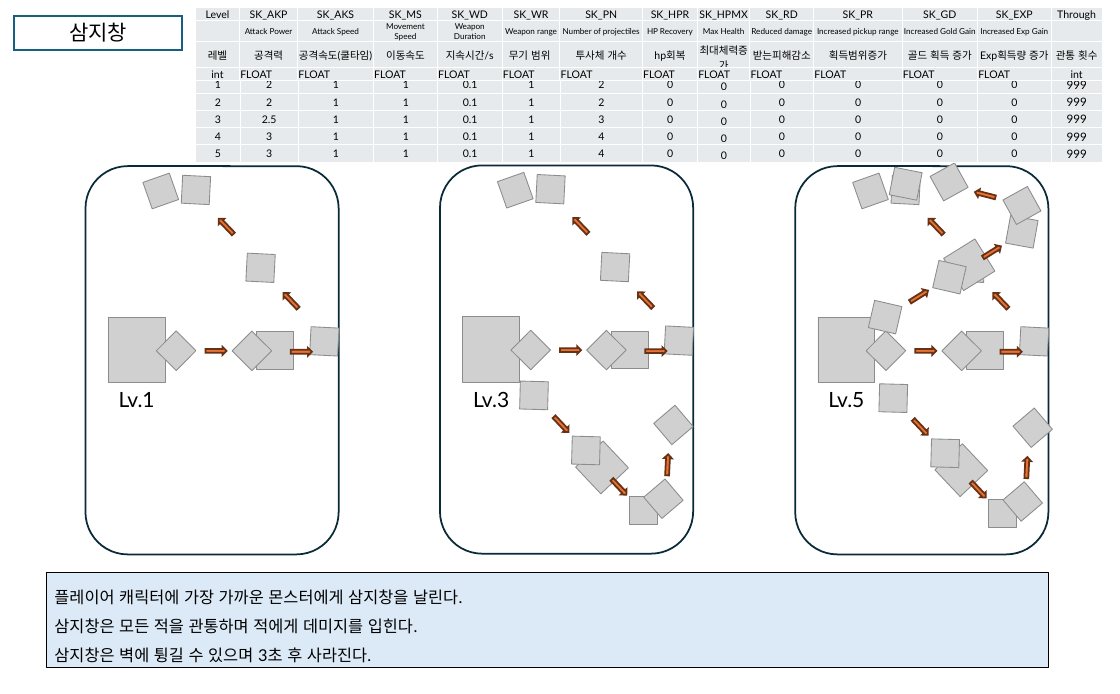
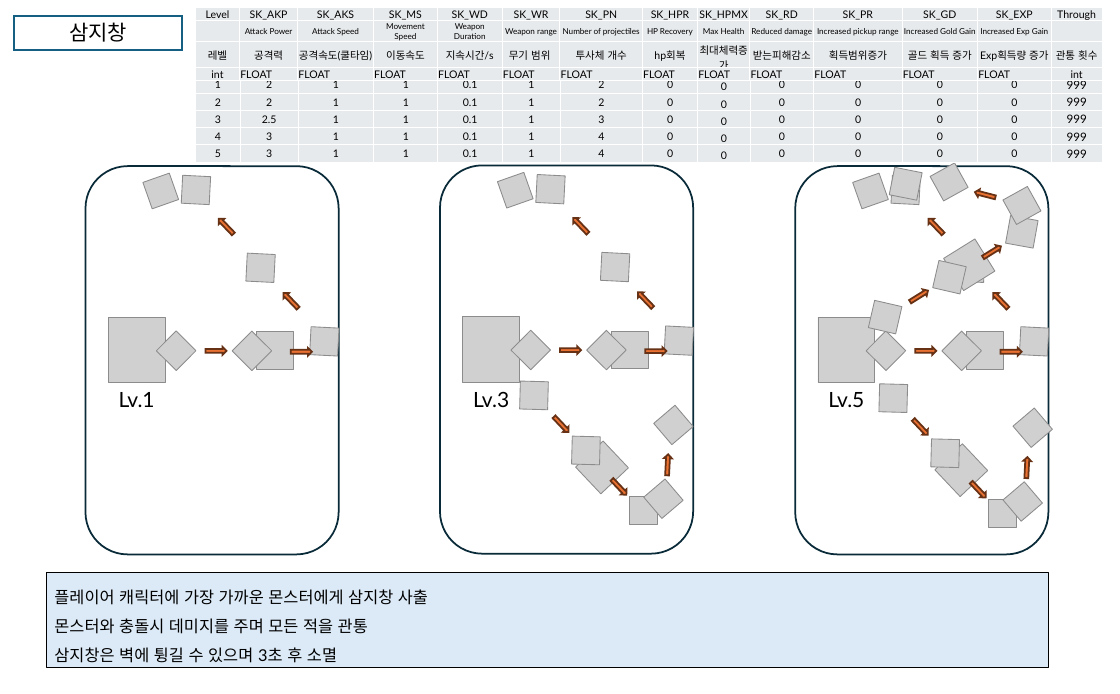
Before and after one commit to sms3072/wepatens, a slide deck: slide 5 of contents/동물서바이벌/문서/동물서바이벌_스킬.pptx (slide 7 before the commit). Drawn at 1120x694 pixels with LibreOffice and Linux fonts; fonts in the diff are those of the drawing; grey boxes stand for pictures. Boxes give left, top, right and bottom in pixels: in the first picture for what was removed or moved away, otherwise in the second. Text is boxed around its words. In the diff, an @@ line names an element or a change of style, - is before the commit and + after.

```diff
--- a/contents/동물서바이벌/문서/동물서바이벌_스킬.pptx
+++ b/contents/동물서바이벌/문서/동물서바이벌_스킬.pptx
@@ text in rectangle at box(54, 589, 428, 634): text changed @@
-플레이어 캐릭터에 가장 가까운 몬스터에게 삼지창을 날린다.
-삼지창은 모든 적을 관통하며 적에게 데미지를 입힌다.
-삼지창은 벽에 튕길 수 있으며 3초 후 사라진다.
+플레이어 캐릭터에 가장 가까운 몬스터에게 삼지창 사출
+몬스터와 충돌시 데미지를 주며 모든 적을 관통
+삼지창은 벽에 튕길 수 있으며 3초 후 소멸
```
Also in this commit, not shown: 5 other slides changed, 3 slides removed, 35 other files.
